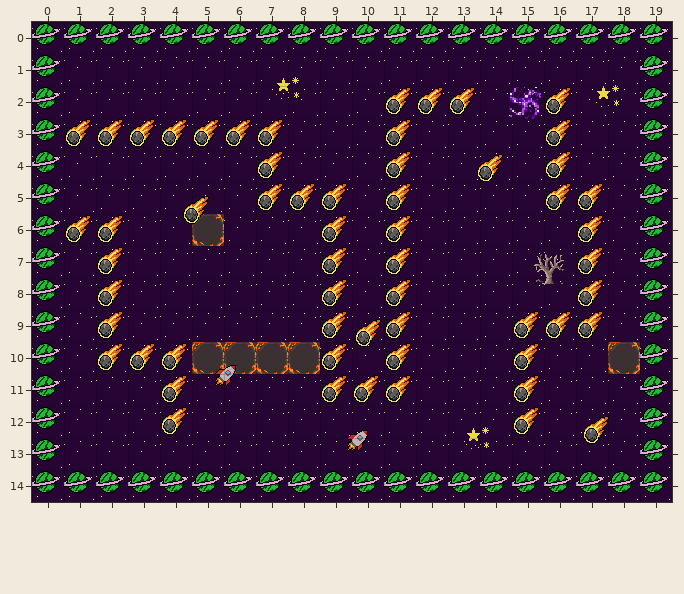
Tiled map (JSON): public/assets/maps/map-level-01.json. This is how it looked before the edit.
Cells are 32x32 px. Shown: x 0..19, y 0..14.
The result:
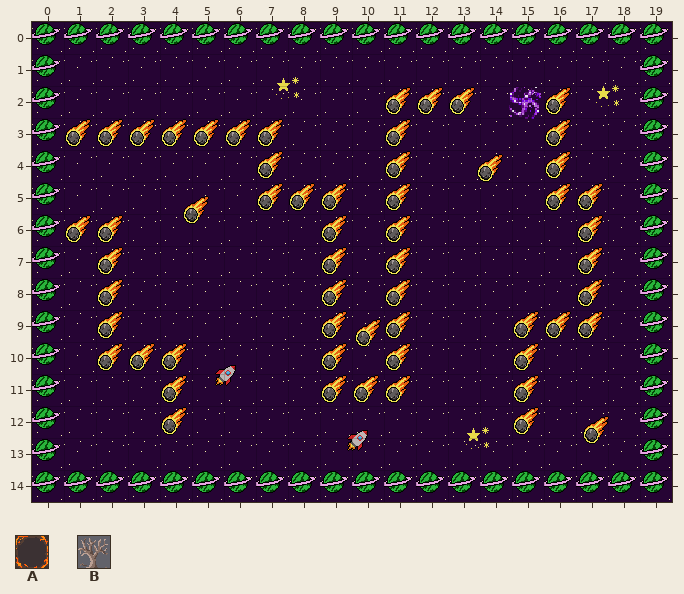
Key: from "tileset": A 4, B 22.
_ is an empty cell.
Objects are placed by their top-left corner, in cells (3,4 is the top-left corner of cell 3,4); size is 1x1 cell unless given.
Difference:
Layer "Obstacles":
y 6: x 5 A -> _
y 10: x 5..8 AAAA -> ____; x 18 A -> _
Layer "Items":
removed: B at 15.7,7.2
Where, in picture pixels (left, top, right, bottom), the same in both pictures:
removed: (192, 214, 224, 246)
removed: (534, 254, 564, 284)
removed: (192, 342, 320, 374)
removed: (608, 342, 640, 374)
